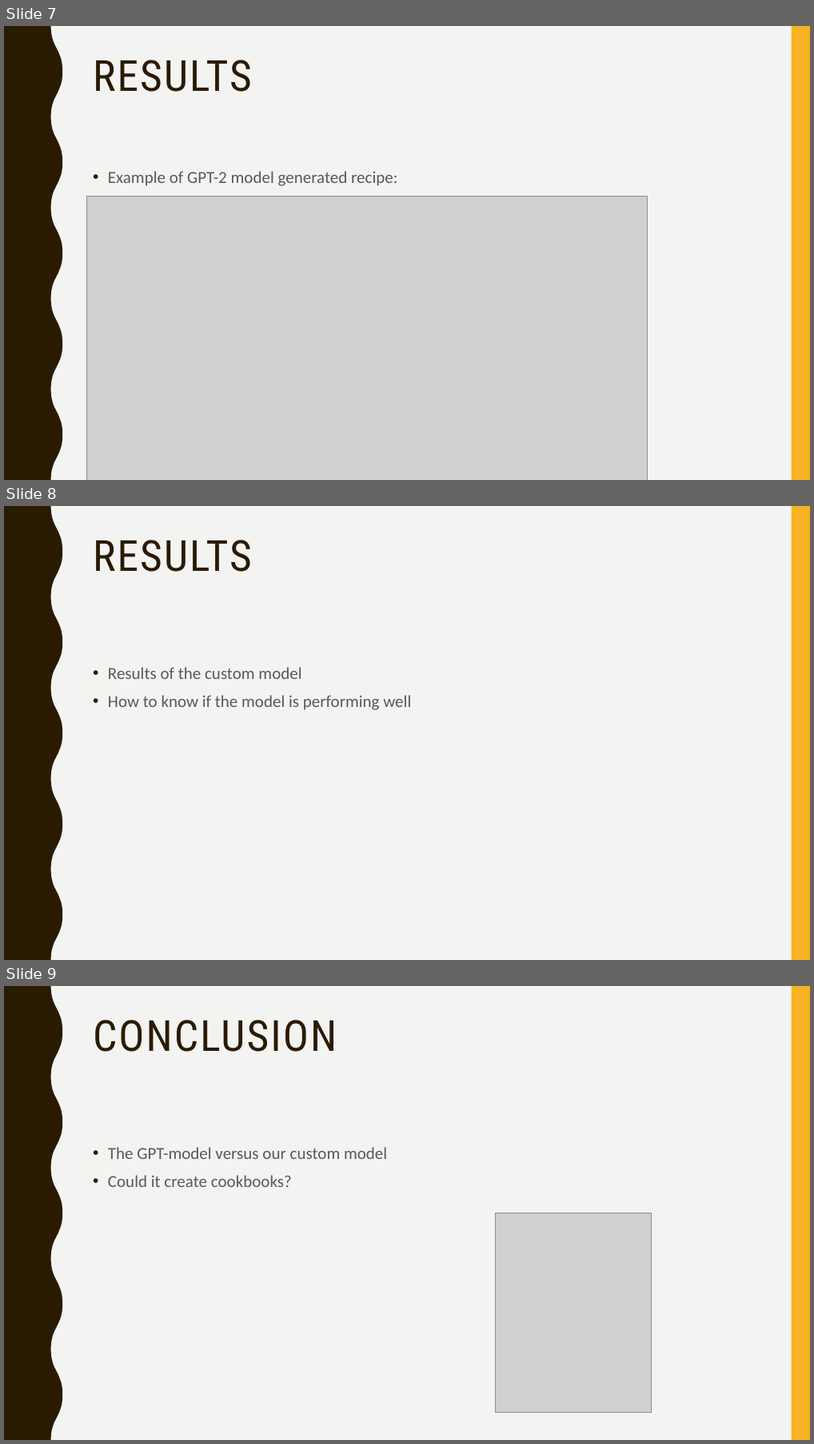
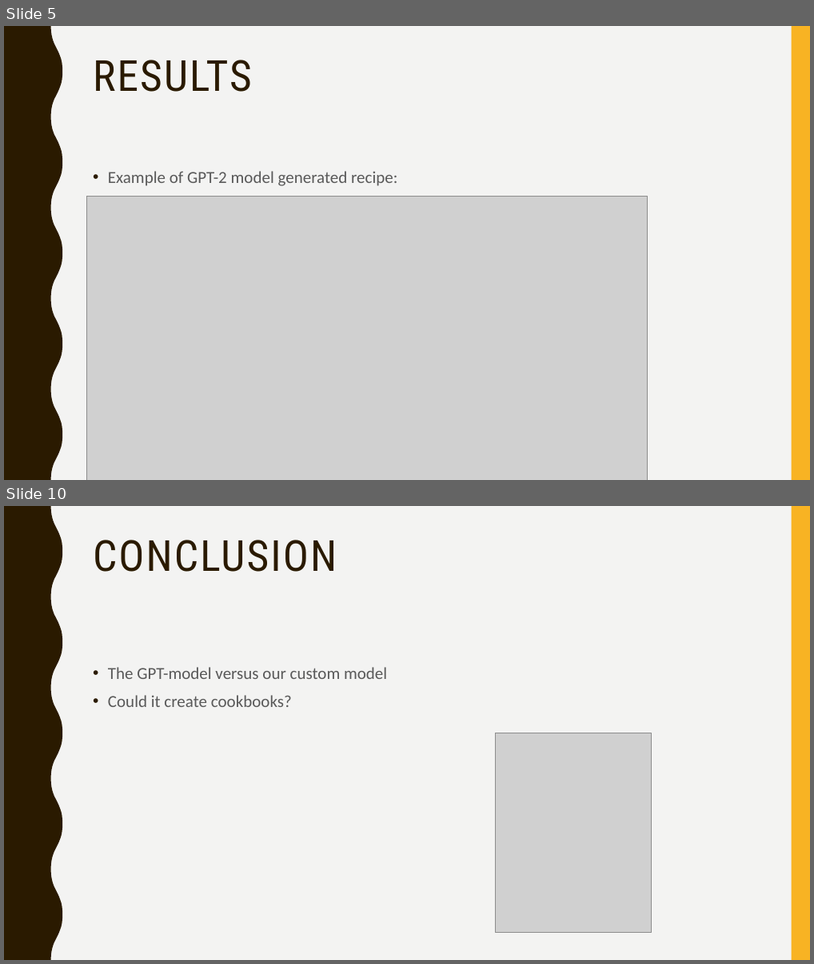
Before and after one commit to timholthuijsen/NLPChef, a slide deck: NLPCHEF.pptx. Shown one above the other, each under a label of ours: slides 7, 8 and 9 before the commit, slides 5 and 10 after it; the slides between them are not shown. The pictures are 814x1444 and 814x964 pixels, drawn with LibreOffice and Linux fonts; fonts in the diff are those of the drawing; grey boxes stand for pictures. Boxes give left, top, right and bottom in pixels: in the first picture for what was removed or moved away, otherwise in the second. Text is boxed around its words. In the diff, an @@ line names an element or a change of style, - is before the commit and + after.

```diff
--- a/NLPCHEF.pptx
+++ b/NLPCHEF.pptx
@@ slide 8 removed at box(4, 506, 810, 960), background #F3F3F2; not listed: 2 template elements that a slide beside it also shows @@
@@ title removed at box(93, 540, 252, 572) @@
-RESULTS
@@ text removed at box(108, 667, 411, 710) @@
-• Results of the custom model
-• How to know if the model is performing well
@@ what was slide 7 is now slide 5 @@
@@ what was slide 9 is now slide 10 @@
```
Also in this commit, not shown: 1 slide changed, 3 slides added, 1 other slide removed.
